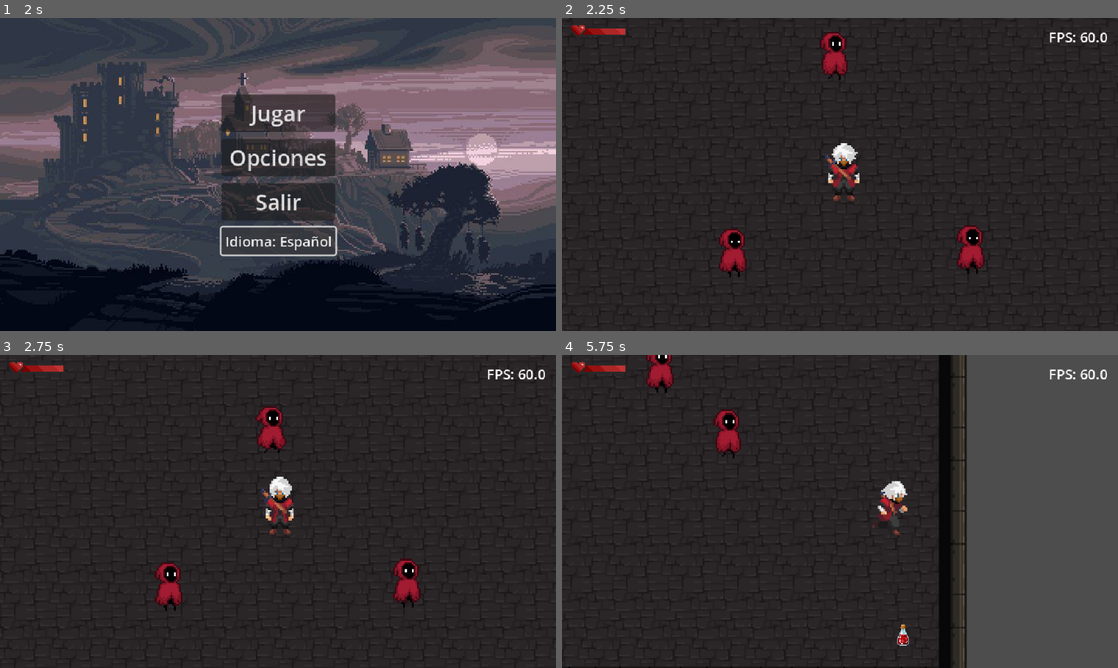
Above: before the commit, frames 1-4 (two rows, left to right).
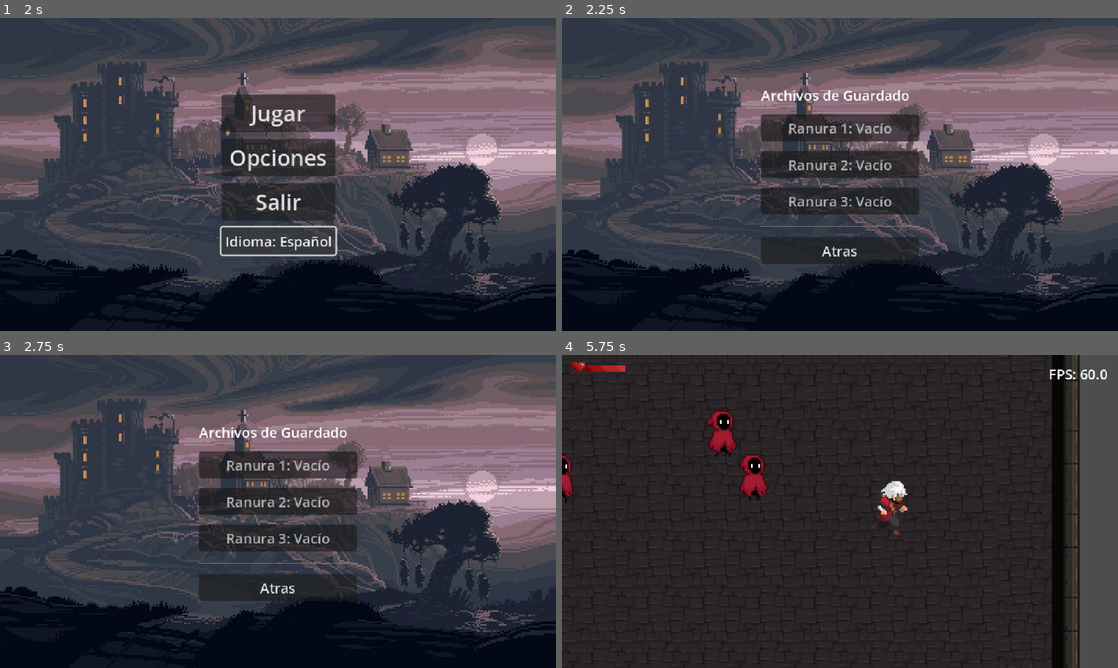
Above: after the commit, the same moments.

Repository: Gato7w7/Caedes_Benedicta
Game: Godot game, scene res://Scenes/menu.tscn
The game is run twice, just before and just after one commit, with the same random seed, the same clock (stepped at 60 frames per second) and the same inputs.
Inputs (mouse positions are in pixels of both pictures, inside the frame that each line leads up to):
- Up to frame 1 (2 s): click "Idioma: Español" at 0.5 s; click "Language: English" at 1.25 s
- Up to frame 2 (2.25 s): click "Jugar" at 2 s
- Up to frame 3 (2.75 s): no input
- Up to frame 4 (5.75 s): click (840, 464) at 2.75 s, where only the run after the commit has a clickable "Ranura 1: Vacío"; move the mouse to (962, 495) at 3.52 s; hold Right (ui_right) 3.53-4.28 s; click (962, 495) at 3.67 s; move the mouse to (728, 527) at 4.27 s; hold Down (ui_down) 4.28-5.03 s; move the mouse to (895, 442) at 5.02 s; hold Right (ui_right) from 5.03 s (still down)

Frame 1 is identical in both runs. In frame 2, 82% of the frame differs, in the area x 0-100%, y 0-100%; in frame 3, 82%; in frame 4, 24%.

Commit message:
Save states hechos - Beta

Diff:
--- a/Assets/Traduccion.csv
+++ b/Assets/Traduccion.csv
@@ -8,3 +8,8 @@
 Opciones,Opciones,Options
 audio_mute,Silenciar Audio,Mute Audio
 Volumen,Volumen,Volume
+save_files,Archivos de Guardado,Save Files
+slot1,Ranura de Guardado 1,Save FIle 1
+slot2,Ranura de Guardado 2,Save FIle 2
+slot3,Ranura de Guardado 3,Save FIle 3
+back_slots,Atras,Back
--- a/Scenes/level_2.tscn
+++ b/Scenes/level_2.tscn
@@ -1,8 +1,9 @@
-[gd_scene load_steps=6 format=4 uid="uid://yyfjd2x880ln"]
+[gd_scene load_steps=7 format=4 uid="uid://yyfjd2x880ln"]
 
 [ext_resource type="Texture2D" uid="uid://c5eupwldpvtwu" path="res://Assets/Escenario/mainlevbuild.png" id="1_12fag"]
 [ext_resource type="AudioStream" uid="uid://c5h2suq6swpcu" path="res://Assets/Songs/metalsong.mp3" id="2_1q6tm"]
 [ext_resource type="PackedScene" uid="uid://bcgr0re0co0s1" path="res://Scenes/enemigo.tscn" id="3_v36qu"]
+[ext_resource type="PackedScene" uid="uid://ba31qoyv7v3eu" path="res://Scenes/pocion.tscn" id="4_1q6tm"]
 
 [sub_resource type="TileSetAtlasSource" id="TileSetAtlasSource_cggpd"]
 texture = ExtResource("1_12fag")
@@ -1154,3 +1155,9 @@
 
 [node name="SpawnMax" type="Marker2D" parent="."]
 position = Vector2(217, 201)
+
+[node name="Pocion" parent="." instance=ExtResource("4_1q6tm")]
+position = Vector2(-176, 186)
+
+[node name="Pocion2" parent="." instance=ExtResource("4_1q6tm")]
+position = Vector2(215, 25)
--- a/Scenes/level_3.tscn
+++ b/Scenes/level_3.tscn
@@ -1,8 +1,9 @@
-[gd_scene load_steps=6 format=4 uid="uid://da60daagsmu8f"]
+[gd_scene load_steps=7 format=4 uid="uid://da60daagsmu8f"]
 
 [ext_resource type="Texture2D" uid="uid://c5eupwldpvtwu" path="res://Assets/Escenario/mainlevbuild.png" id="1_76ybr"]
 [ext_resource type="AudioStream" uid="uid://c5h2suq6swpcu" path="res://Assets/Songs/metalsong.mp3" id="2_s8nj6"]
 [ext_resource type="PackedScene" uid="uid://bcgr0re0co0s1" path="res://Scenes/enemigo.tscn" id="3_vwg62"]
+[ext_resource type="PackedScene" uid="uid://ba31qoyv7v3eu" path="res://Scenes/pocion.tscn" id="4_s8nj6"]
 
 [sub_resource type="TileSetAtlasSource" id="TileSetAtlasSource_qf6rc"]
 texture = ExtResource("1_76ybr")
@@ -1150,7 +1151,7 @@
 position = Vector2(184, 172)
 
 [node name="Enemigo4" parent="." instance=ExtResource("3_vwg62")]
-position = Vector2(-158, 176)
+position = Vector2(-130, 172)
 
 [node name="Enemigo5" parent="." instance=ExtResource("3_vwg62")]
 position = Vector2(18, 162)
@@ -1163,3 +1164,9 @@
 
 [node name="SpawnMax" type="Marker2D" parent="."]
 position = Vector2(217, 201)
+
+[node name="Pocion" parent="." instance=ExtResource("4_s8nj6")]
+position = Vector2(-162, 181)
+
+[node name="Pocion2" parent="." instance=ExtResource("4_s8nj6")]
+position = Vector2(214, 105)
--- /dev/null
+++ b/Scenes/save_slot_selection.tscn
@@ -0,0 +1,75 @@
+[gd_scene load_steps=3 format=3 uid="uid://brighp5oyn1qp"]
+
+[ext_resource type="Texture2D" uid="uid://0247ghib8kpu" path="res://Assets/Escenario/backmenu.jpg" id="1_gulyg"]
+[ext_resource type="Script" uid="uid://drg2v5c6d04ax" path="res://Scripts/save_slot_selection.gd" id="1_wb736"]
+
+[node name="SaveSlotSelection" type="Control"]
+layout_mode = 3
+anchors_preset = 15
+anchor_right = 1.0
+anchor_bottom = 1.0
+grow_horizontal = 2
+grow_vertical = 2
+script = ExtResource("1_wb736")
+
+[node name="TextureRect" type="TextureRect" parent="."]
+layout_mode = 1
+anchors_preset = 15
+anchor_right = 1.0
+anchor_bottom = 1.0
+grow_horizontal = 2
+grow_vertical = 2
+texture = ExtResource("1_gulyg")
+expand_mode = 1
+
+[node name="CenterContainer" type="CenterContainer" parent="."]
+layout_mode = 1
+anchors_preset = 8
+anchor_left = 0.5
+anchor_top = 0.5
+anchor_right = 0.5
+anchor_bottom = 0.5
+grow_horizontal = 2
+grow_vertical = 2
+
+[node name="Panel" type="Panel" parent="CenterContainer"]
+layout_mode = 2
+
+[node name="VBoxContainer" type="VBoxContainer" parent="CenterContainer/Panel"]
+layout_mode = 1
+anchors_preset = 8
+anchor_left = 0.5
+anchor_top = 0.5
+anchor_right = 0.5
+anchor_bottom = 0.5
+offset_left = -91.0
+offset_top = -103.0
+offset_right = 91.0
+offset_bottom = 103.0
+grow_horizontal = 2
+grow_vertical = 2
+theme_override_constants/separation = 11
+
+[node name="Label" type="Label" parent="CenterContainer/Panel/VBoxContainer"]
+layout_mode = 2
+text = "save_files"
+metadata/tr_key = "save_files"
+
+[node name="Slot1Button" type="Button" parent="CenterContainer/Panel/VBoxContainer"]
+layout_mode = 2
+text = "slot1"
+
+[node name="Slot2Button" type="Button" parent="CenterContainer/Panel/VBoxContainer"]
+layout_mode = 2
+text = "slot2"
+
+[node name="Slot3Button" type="Button" parent="CenterContainer/Panel/VBoxContainer"]
+layout_mode = 2
+text = "slot3"
+
+[node name="HSeparator" type="HSeparator" parent="CenterContainer/Panel/VBoxContainer"]
+layout_mode = 2
+
+[node name="BackButton" type="Button" parent="CenterContainer/Panel/VBoxContainer"]
+layout_mode = 2
+text = "back_slots"
--- a/Scripts/LocaleManager.gd
+++ b/Scripts/LocaleManager.gd
@@ -1,27 +1,39 @@
+# LocaleManager.gd (Autoload)
+# Maneja tanto idiomas como guardado de partidas
 extends Node
 
-# Este script debe ser un AutoLoad (Singleton)
-# Ve a Proyecto -> Configuración del Proyecto -> AutoLoad
-# Agrega este script con el nombre "LocaleManager"
-
-# Idiomas disponibles
+# ==================== SISTEMA DE IDIOMAS ====================
 const LANGUAGES = {
 	"spanish": "es",
 	"english": "en"
 }
 
-# Clave para guardar el idioma en la configuración
 const LOCALE_SAVE_KEY = "locale"
+const CONFIG_FILE_PATH = "user://settings.cfg"
+
+# ==================== SISTEMA DE GUARDADO ====================
+const SAVE_FILE_PATH = "user://save_game.dat"
+var current_slot: int = -1  # Ranura activa (-1 = ninguna)
+
+# Estructura de datos de guardado (3 ranuras)
+var save_data = {
+	"slot_1": {"level": "", "exists": false, "timestamp": ""},
+	"slot_2": {"level": "", "exists": false, "timestamp": ""},
+	"slot_3": {"level": "", "exists": false, "timestamp": ""}
+}
 
 func _ready():
-	# Cargar el idioma guardado o usar español por defecto
+	# Cargar idioma guardado
 	var saved_locale = load_locale()
 	if saved_locale:
 		set_locale(saved_locale)
 	else:
 		set_locale("spanish")
 
-# Cambiar el idioma actual
+	# Cargar datos de guardado
+	load_all_slots()
+
+# ==================== FUNCIONES DE IDIOMA ====================
 func set_locale(language: String):
 	if language in LANGUAGES:
 		TranslationServer.set_locale(LANGUAGES[language])
@@ -29,7 +41,6 @@
 	else:
 		push_error("Idioma no válido: " + language)
 
-# Obtener el idioma actual
 func get_current_locale() -> String:
 	var current = TranslationServer.get_locale()
 	for lang_name in LANGUAGES:
@@ -37,16 +48,107 @@
 			return lang_name
 	return "spanish"
 
-# Guardar idioma en configuración
 func save_locale(language: String):
 	var config = ConfigFile.new()
+	# Cargar archivo existente para no sobrescribir otras configuraciones
+	config.load(CONFIG_FILE_PATH)
 	config.set_value("settings", LOCALE_SAVE_KEY, language)
-	config.save("user://settings.cfg")
+	config.save(CONFIG_FILE_PATH)
 
-# Cargar idioma guardado
 func load_locale() -> String:
 	var config = ConfigFile.new()
-	var err = config.load("user://settings.cfg")
+	var err = config.load(CONFIG_FILE_PATH)
 	if err == OK:
 		return config.get_value("settings", LOCALE_SAVE_KEY, "spanish")
 	return ""
+
+# ==================== FUNCIONES DE GUARDADO ====================
+
+# Guardar progreso del jugador
+func save_current_progress(level_path: String):
+	if current_slot < 1 or current_slot > 3:
+		push_warning("No hay ranura activa para guardar")
+		return
+
+	var slot_key = "slot_" + str(current_slot)
+	save_data[slot_key]["level"] = level_path
+	save_data[slot_key]["exists"] = true
+	save_data[slot_key]["timestamp"] = Time.get_datetime_string_from_system()
+
+	save_to_file()
+	print("✓ Progreso guardado en ranura ", current_slot, ": ", level_path)
+
+# Cargar una ranura específica
+func load_slot(slot_number: int) -> String:
+	if slot_number < 1 or slot_number > 3:
+		push_error("Ranura inválida: ", slot_number)
+		return ""
+
+	var slot_key = "slot_" + str(slot_number)
+	current_slot = slot_number
+
+	if save_data[slot_key]["exists"]:
+		print("Cargando partida de ranura ", slot_number)
+		return save_data[slot_key]["level"]
+	else:
+		print("Iniciando nueva partida en ranura ", slot_number)
+		return "res://Scenes/level_1.tscn"  # Nivel inicial
+
+# Borrar una ranura
+func delete_slot(slot_number: int):
+	var slot_key = "slot_" + str(slot_number)
+	save_data[slot_key]["level"] = ""
+	save_data[slot_key]["exists"] = false
+	save_data[slot_key]["timestamp"] = ""
+	save_to_file()
+	print("Ranura ", slot_number, " eliminada")
+
+# Verificar si una ranura tiene datos
+func slot_has_data(slot_number: int) -> bool:
+	var slot_key = "slot_" + str(slot_number)
+	return save_data[slot_key]["exists"]
+
+# Obtener información de una ranura (para mostrar en UI)
+func get_slot_info(slot_number: int) -> String:
+	var slot_key = "slot_" + str(slot_number)
+	if save_data[slot_key]["exists"]:
+		var level_path = save_data[slot_key]["level"]
+		var level_name = level_path.get_file().get_basename()
+		return level_name.capitalize()
+	return "Vacío"
+
+# Obtener fecha/hora de guardado (opcional, para mostrar en UI)
+func get_slot_timestamp(slot_number: int) -> String:
+	var slot_key = "slot_" + str(slot_number)
+	if save_data[slot_key]["exists"]:
+		return save_data[slot_key]["timestamp"]
+	return ""
+
+# Guardar todos los datos al archivo
+func save_to_file():
+	var file = FileAccess.open(SAVE_FILE_PATH, FileAccess.WRITE)
+	if file:
+		file.store_var(save_data)
+		file.close()
+		print("Datos guardados en disco")
+	else:
+		push_error("Error al guardar archivo")
+
+# Cargar todos los datos desde archivo
+func load_all_slots():
+	if not FileAccess.file_exists(SAVE_FILE_PATH):
+		print("No hay archivo de guardado previo")
+		return
+
+	var file = FileAccess.open(SAVE_FILE_PATH, FileAccess.READ)
+	if file:
+		save_data = file.get_var()
+		file.close()
+		print("Datos de guardado cargados")
+	else:
+		push_error("Error al cargar archivo de guardado")
+
+# Resetear ranura activa (al volver al menú sin salir del juego)
+func clear_active_slot():
+	current_slot = -1
+	print("Ranura activa limpiada")
--- a/Scripts/game.gd
+++ b/Scripts/game.gd
@@ -32,7 +32,14 @@
 var spawn_margin_from_player = 300.0
 
 func _ready():
-	load_level("res://Scenes/level_1.tscn")
+	# CAMBIO: Cargar nivel desde LocaleManager si hay ranura activa
+	var initial_level = "res://Scenes/level_1.tscn"
+
+	if LocaleManager.current_slot > 0:
+		# Si hay ranura activa, usar el nivel guardado
+		initial_level = LocaleManager.load_slot(LocaleManager.current_slot)
+
+	load_level(initial_level)
 
 func load_level(level_path: String):
 	if current_level:
@@ -42,6 +49,10 @@
 	level_container.add_child(new_level)
 	current_level = new_level
 	current_level_path = level_path
+
+		# NUEVO: Guardar progreso automáticamente al cargar nivel
+	if LocaleManager.current_slot > 0:
+		LocaleManager.save_current_progress(current_level_path)
 
 	# Cargar configuración del nivel
 	if levels_config.has(level_path):
@@ -162,3 +173,13 @@
 		pos.y = clamp(pos.y, spawn_area_min.y, spawn_area_max.y)
 
 	return pos
+
+# === FUNCIÓN PARA SALIR Y GUARDAR ===
+func exit_to_menu():
+	"""Llamar desde el menú de pausa cuando se presiona 'Salir'"""
+	if LocaleManager.current_slot > 0:
+		LocaleManager.save_current_progress(current_level_path)
+		print("Progreso guardado al salir")
+
+	LocaleManager.clear_active_slot()  # Limpiar ranura activa
+	get_tree().change_scene_to_file("res://Scenes/menu.tscn")
--- a/Scripts/menu.gd
+++ b/Scripts/menu.gd
@@ -3,7 +3,7 @@
 
 
 func _on_play_pressed() -> void:
-	get_tree().change_scene_to_file("res://Scenes/game.tscn")
+	get_tree().change_scene_to_file("res://Scenes/save_slot_selection.tscn")
 
 func _on_options_pressed() -> void:
 	get_tree().change_scene_to_file("res://Scenes/opciones.tscn")
--- a/Scripts/pause_menu.gd
+++ b/Scripts/pause_menu.gd
@@ -40,11 +40,12 @@
 	# Desactivar la pausa antes de salir
 	get_tree().paused = false
 
-	# Opción 1: Volver al menú principal
-	get_tree().change_scene_to_file("res://Scenes/menu.tscn")
+	# Guardar progreso y volver al menú
+	var game = get_tree().current_scene
 
-	# Opción 2: Salir completamente del juego
-	# get_tree().quit()
-
-	# Opción 3: Reiniciar la escena actual
-	# get_tree().reload_current_scene()
+	if game and game.has_method("exit_to_menu"):
+		game.exit_to_menu()  # Esto guarda automáticamente el progreso
+	else:
+		# Fallback por si no encuentra la función
+		print("No se encontró game.exit_to_menu(), saliendo sin guardar")
+		get_tree().change_scene_to_file("res://Scenes/menu.tscn")
--- /dev/null
+++ b/Scripts/save_slot_selection.gd
@@ -0,0 +1,49 @@
+# save_slot_selection.gd
+extends Control
+
+@onready var slot_1_btn = $CenterContainer/Panel/VBoxContainer/Slot1Button
+@onready var slot_2_btn = $CenterContainer/Panel/VBoxContainer/Slot2Button
+@onready var slot_3_btn = $CenterContainer/Panel/VBoxContainer/Slot3Button
+@onready var back_btn = $CenterContainer/Panel/VBoxContainer/BackButton
+
+func _ready():
+	# Conectar botones
+	slot_1_btn.pressed.connect(_on_slot_pressed.bind(1))
+	slot_2_btn.pressed.connect(_on_slot_pressed.bind(2))
+	slot_3_btn.pressed.connect(_on_slot_pressed.bind(3))
+	back_btn.pressed.connect(_on_back_pressed)
+
+	# Actualizar texto de botones
+	update_slot_buttons()
+
+func update_slot_buttons():
+	# Actualizar texto con info de las ranuras
+	slot_1_btn.text = "Ranura 1: " + LocaleManager.get_slot_info(1)
+	slot_2_btn.text = "Ranura 2: " + LocaleManager.get_slot_info(2)
+	slot_3_btn.text = "Ranura 3: " + LocaleManager.get_slot_info(3)
+
+	# Opcional: Cambiar color si la ranura está vacía
+	_update_button_style(slot_1_btn, LocaleManager.slot_has_data(1))
+	_update_button_style(slot_2_btn, LocaleManager.slot_has_data(2))
+	_update_button_style(slot_3_btn, LocaleManager.slot_has_data(3))
+
+func _update_button_style(button: Button, has_data: bool):
+	# Esto es opcional: cambia el estilo visual según si hay datos
+	if has_data:
+		button.modulate = Color(1, 1, 1, 1)  # Normal
+	else:
+		button.modulate = Color(0.8, 0.8, 0.8, 1)  # Más tenue
+
+func _on_slot_pressed(slot_number: int):
+	print("=== Ranura seleccionada: ", slot_number, " ===")
+
+	# Cargar nivel (retorna level_1 si está vacío)
+	var level_to_load = LocaleManager.load_slot(slot_number)
+
+	print("Cargando nivel: ", level_to_load)
+
+	# Cambiar a game.tscn
+	get_tree().change_scene_to_file("res://Scenes/game.tscn")
+
+func _on_back_pressed():
+	get_tree().change_scene_to_file("res://Scenes/menu.tscn")
Binary file changed: Assets/Traduccion.en.translation
Binary file changed: Assets/Traduccion.es.translation
Not shown, added: Scripts/save_slot_selection.gd.uid
Not shown, changed: export_presets.cfg
